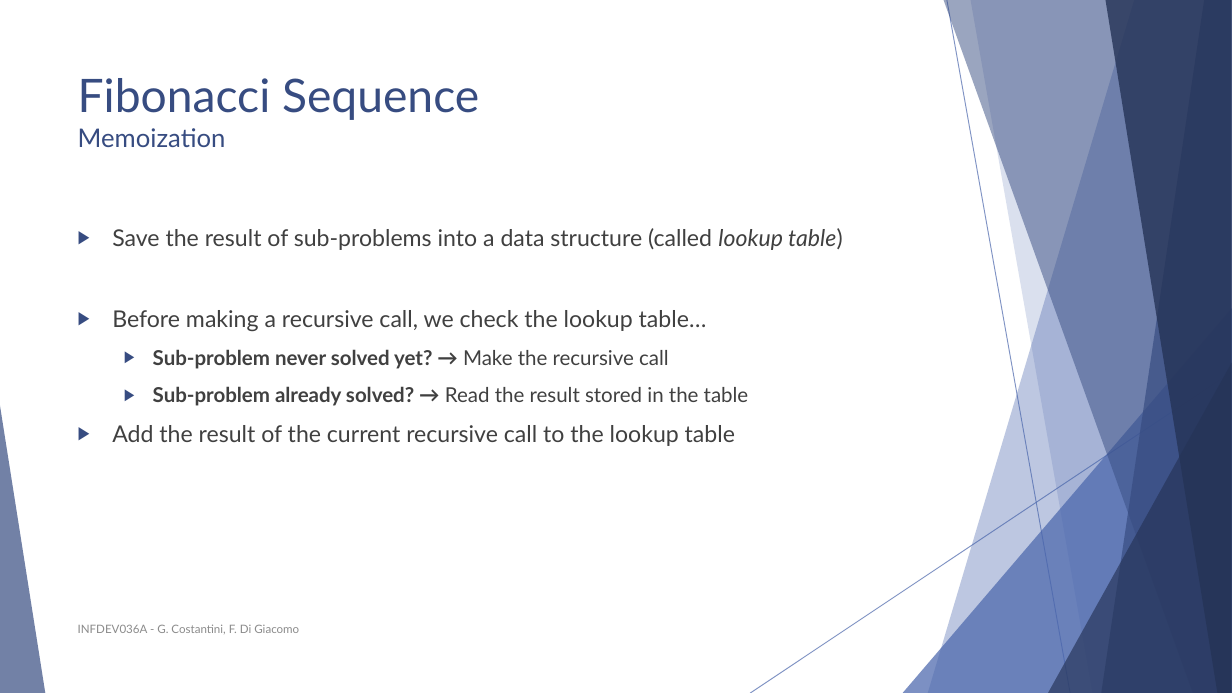
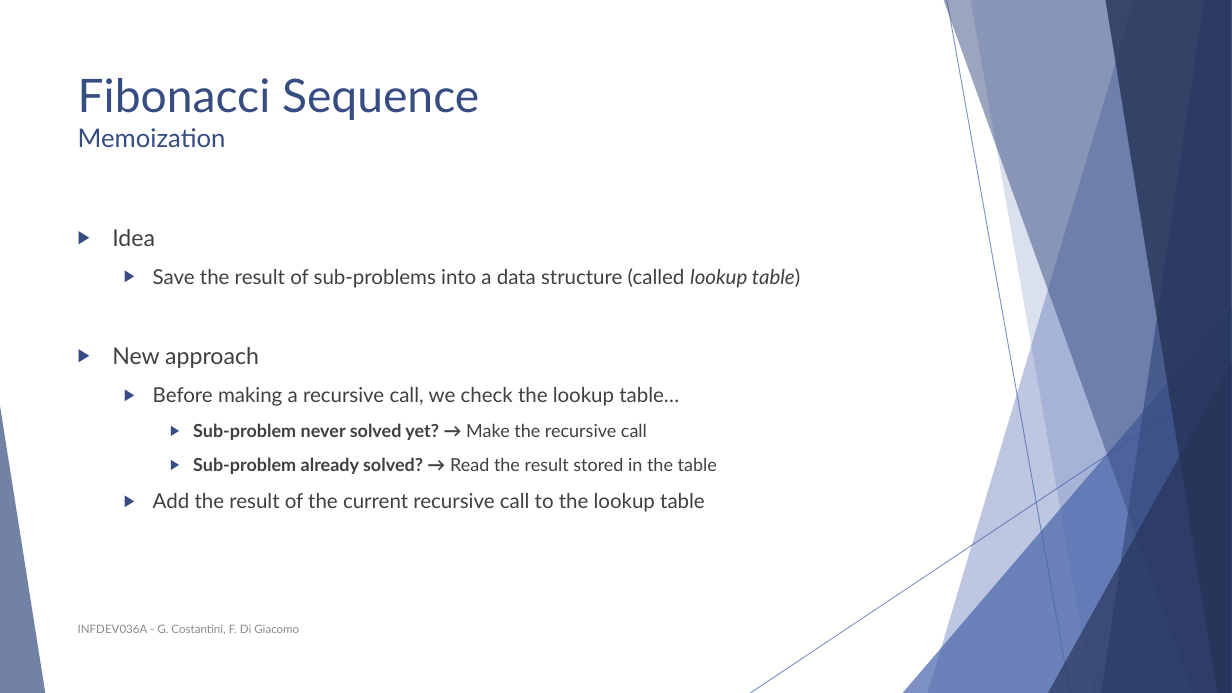
Before and after one commit to FurkanAndac/Development-6A, a slide deck: slide 9 of Lesson slides/Unit 6 - Dynamic Programming, Floyd Warshall.pptx. Drawn at 1232x693 pixels with LibreOffice and Linux fonts; fonts in the diff are those of the drawing. Boxes give left, top, right and bottom in pixels: in the first picture for what was removed or moved away, otherwise in the second. Text is boxed around its words. In the diff, an @@ line names an element or a change of style, - is before the commit and + after.

```diff
--- a/Lesson slides/Unit 6 - Dynamic Programming, Floyd Warshall.pptx
+++ b/Lesson slides/Unit 6 - Dynamic Programming, Floyd Warshall.pptx
@@ text at <box>112,229,155,246</box>: paragraph added @@
+▶ Idea
@@ text at <box>153,268,800,512</box>: size 18 to 16 pt in "Save the result of sub-problems into a ...", "Before making a recursive call, we check ...", "Add the result of the current recursive ..."; size 16 to 14 pt in "Sub-problem never solved yet? → Make the ...", "Sub-problem already solved? → Read the result ..."; list level 1 to 2 in "Save the result of sub-problems ..."; list level 1 to 2 in "Before making a recursive call, ..."; list level 2 to 3 in "Sub-problem never solved yet? → ..."; list level 2 to 3 in "Sub-problem already solved? → Read ..."; list level 1 to 2 in "Add the result of the ..." @@
@@ text at <box>112,347,259,368</box>: paragraph added @@
+▶ New approach
```
Also in this commit, not shown: 3 other slides changed, 1 other file.
